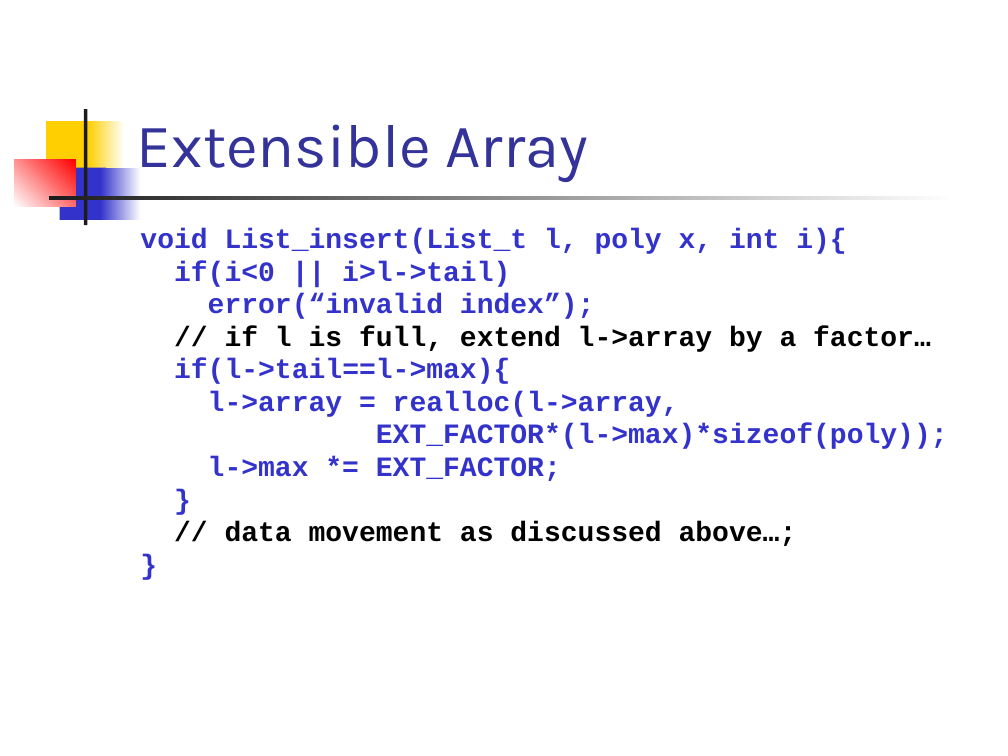
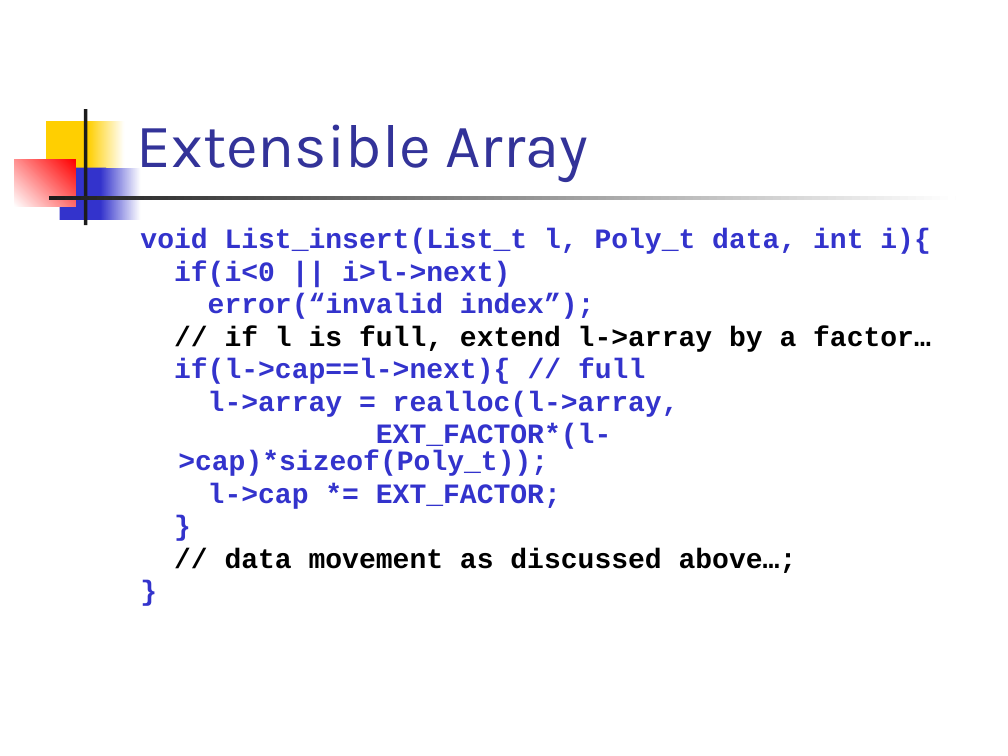
Before and after one commit to csslab-ustc/csslab-ustc.github.io, a slide deck: slide 27 of courses/sysprog/slides/lec11-extArray.pptx. Drawn at 1008x756 pixels with LibreOffice and Linux fonts; fonts in the diff are those of the drawing. Boxes give left, top, right and bottom in pixels: in the first picture for what was removed or moved away, otherwise in the second. Text is boxed around its words. In the diff, an @@ line names an element or a change of style, - is before the commit and + after.

```diff
--- a/courses/sysprog/slides/lec11-extArray.pptx
+++ b/courses/sysprog/slides/lec11-extArray.pptx
@@ text at (140, 229, 930, 287): text changed @@
-void List_insert(List_t l, poly x, int i){
-if(i<0 || i>l->tail)
+void List_insert(List_t l, Poly_t data, int i){
+if(i<0 || i>l->next)
@@ text at (174, 359, 645, 384): text changed @@
-if(l->tail==l->max){
+if(l->cap==l->next){ // full
@@ text at (178, 424, 611, 509): text changed @@
-EXT_FACTOR*(l->max)*sizeof(poly));
-l->max *= EXT_FACTOR;
+EXT_FACTOR*(l->cap)*sizeof(Poly_t));
+l->cap *= EXT_FACTOR;
```
Also in this commit, not shown: 29 other slides changed, 6 other files.
